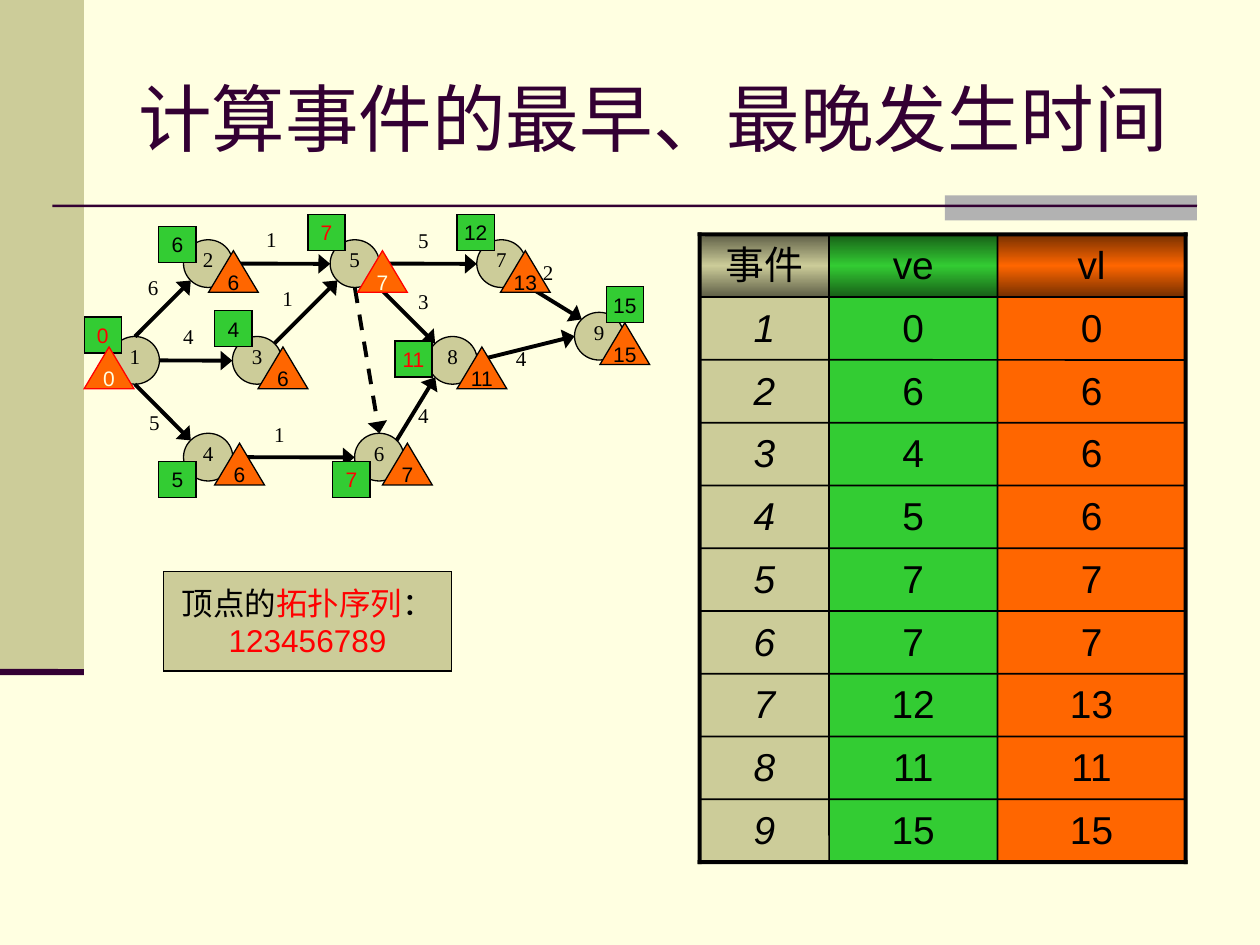
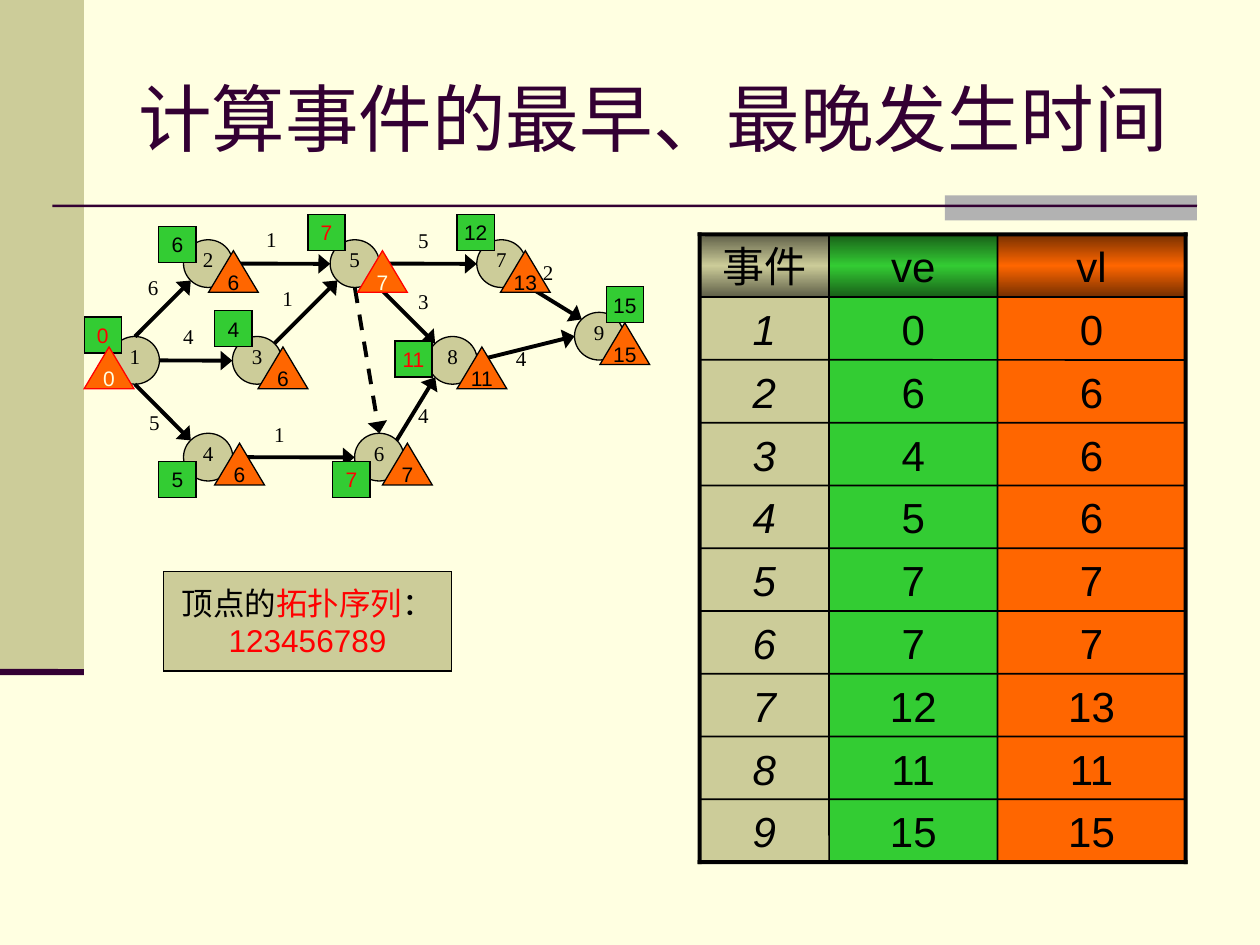
Before and after one commit to zhuangbo/ds-cpp, a slide deck: slide 11 of slides/PPT/ds7.5.ppt. Drawn at 1260x945 pixels with LibreOffice and Linux fonts; fonts in the diff are those of the drawing. Boxes give left, top, right and bottom in pixels: in the first picture for what was removed or moved away, otherwise in the second. Text is boxed around its words. In the diff, an @@ line names an element or a change of style, - is before the commit and + after.

```diff
--- a/slides/PPT/ds7.5.ppt
+++ b/slides/PPT/ds7.5.ppt
@@ rectangle "事件" at <box>699,234,829,297</box>: size 22.2 to 24 pt; fill gradient #5E5E46 to #CCCC99 to gradient #5E5E47 to #CCCC99 @@
@@ rectangle "ve" at <box>829,234,998,297</box>: size 22.2 to 24 pt; fill gradient #175E17 to #33CC33 to gradient #185E18 to #33CC33 @@
@@ rectangle "vl" at <box>998,234,1186,297</box>: size 22.2 to 24 pt; fill gradient #752F00 to #FF6600 to gradient #762F00 to #FF6600 @@
@@ size 22.2 to 24 pt in 27 elements at <box>699,799,829,862</box>, <box>699,737,829,800</box>, <box>699,674,829,737</box>, <box>699,611,829,674</box>, <box>699,548,829,611</box>, <box>699,485,829,548</box>, <box>699,422,829,485</box>, <box>699,360,829,423</box>, <box>699,297,829,360</box>, <box>998,799,1186,862</box>, <box>829,799,998,862</box>, <box>1070,756,1114,785</box>, <box>891,756,935,785</box>, <box>1068,692,1115,723</box>, <box>890,692,937,722</box>, <box>1080,630,1103,659</box>, <box>902,630,925,659</box>, <box>1080,567,1103,596</box>, <box>902,567,925,596</box>, <box>1080,503,1103,534</box>, <box>902,504,925,534</box>, <box>1080,441,1103,472</box>, <box>902,442,925,471</box>, <box>1080,378,1103,409</box>, <box>902,378,925,409</box>, <box>998,297,1186,360</box>, <box>829,297,998,360</box> @@
```
Also in this commit, not shown: 9 other slides changed, 4 other files.
